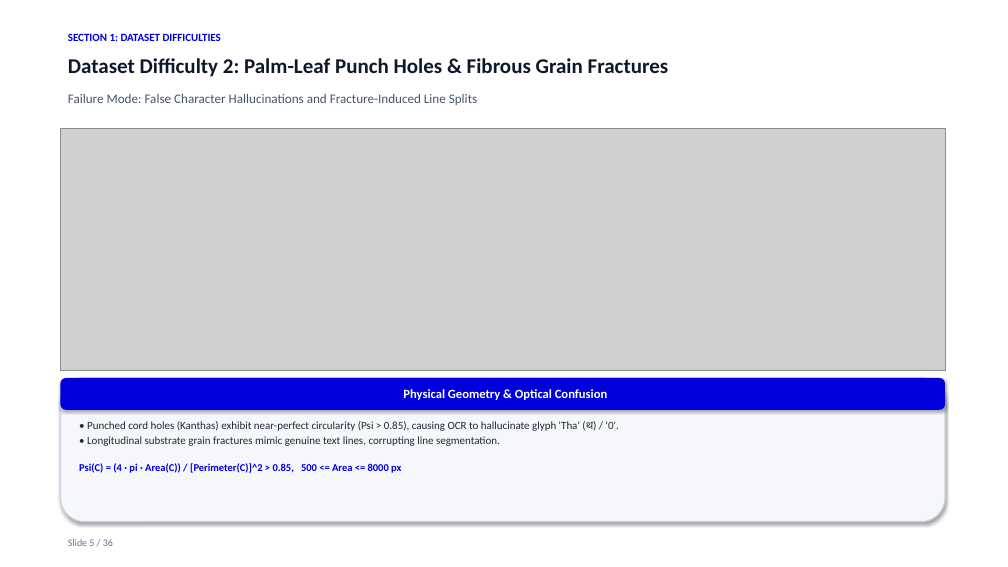
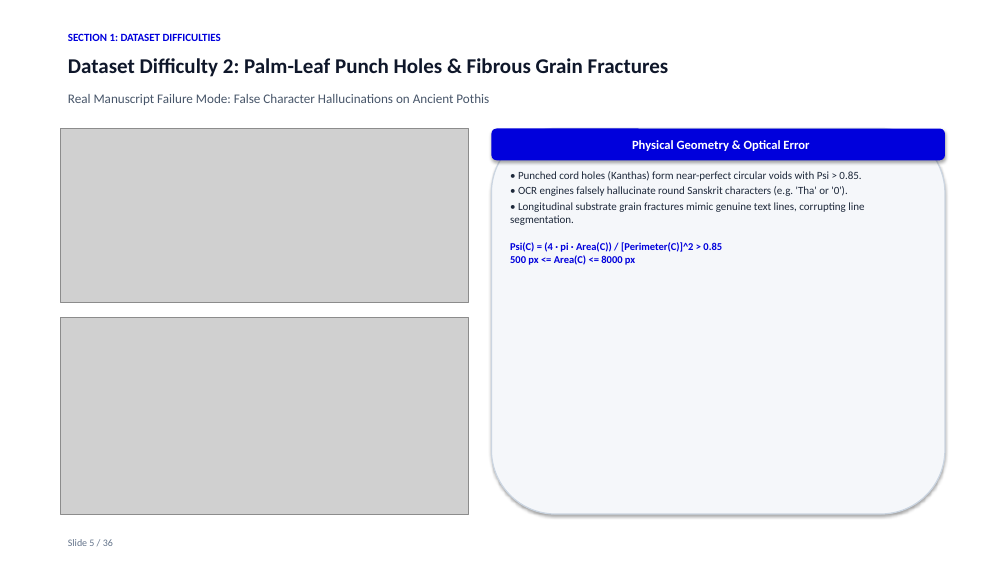
Before and after one commit to Dakshankarthic/Indic, a slide deck: slide 5 of docs/Archival_Manuscript_Layout_Analysis_Presentation.pptx. Drawn at 1008x567 pixels with LibreOffice and Linux fonts; fonts in the diff are those of the drawing; grey boxes stand for pictures. Boxes give left, top, right and bottom in pixels: in the first picture for what was removed or moved away, otherwise in the second. Text is boxed around its words. In the diff, an @@ line names an element or a change of style, - is before the commit and + after.

Commit message:
docs: replace synthetic images with 100% authentic historical manuscript scans and crops across all dataset difficulties

```diff
--- a/docs/Archival_Manuscript_Layout_Analysis_Presentation.pptx
+++ b/docs/Archival_Manuscript_Layout_Analysis_Presentation.pptx
@@ text at [68, 94, 489, 105]: text changed @@
-Failure Mode: False Character Hallucinations and Fracture-Induced Line Splits
+Real Manuscript Failure Mode: False Character Hallucinations on Ancient Pothis
@@ picture removed at [60, 129, 945, 371] @@
@@ picture added at [60, 129, 469, 302] @@
@@ rounded rectangle "Physical Geometry & Optical Error": place and size @@
-rounded rectangle "Physical Geometry & Optical Error" at [60, 378, 945, 410]
+rounded rectangle "Physical Geometry & Optical Error" at [492, 129, 945, 160]
@@ rounded rectangle added at [492, 129, 945, 514], fill #F5F7FA, outline #CBD5E1 1.2 pt @@
@@ text in rounded rectangle at [632, 140, 809, 151]: text changed @@
-Physical Geometry & Optical Confusion
+Physical Geometry & Optical Error
@@ text "• Punched cord holes (Kanthas) ...": place and size @@
-text "• Punched cord holes (Kanthas) ..." at [79, 421, 619, 473]
+text "• Punched cord holes (Kanthas) ..." at [510, 171, 864, 265]
@@ text at [518, 171, 861, 196]: text changed @@
-• Punched cord holes (Kanthas) exhibit near-perfect circularity (Psi > 0.85), causing OCR to hallucinate glyph 'Tha' (थ) / '0'.
+• Punched cord holes (Kanthas) form near-perfect circular voids with Psi > 0.85.
+• OCR engines falsely hallucinate round Sanskrit characters (e.g. 'Tha' or '0').
@@ text at [510, 242, 722, 265]: text changed @@
-Psi(C) = (4 · pi · Area(C)) / [Perimeter(C)]^2 > 0.85, 500 <= Area <= 8000 px
+Psi(C) = (4 · pi · Area(C)) / [Perimeter(C)]^2 > 0.85
+500 px <= Area(C) <= 8000 px
@@ picture added at [60, 318, 469, 514] @@
@@ rounded rectangle removed at [60, 378, 945, 522] @@
```
Also in this commit, not shown: 3 other slides changed, 16 other files.
